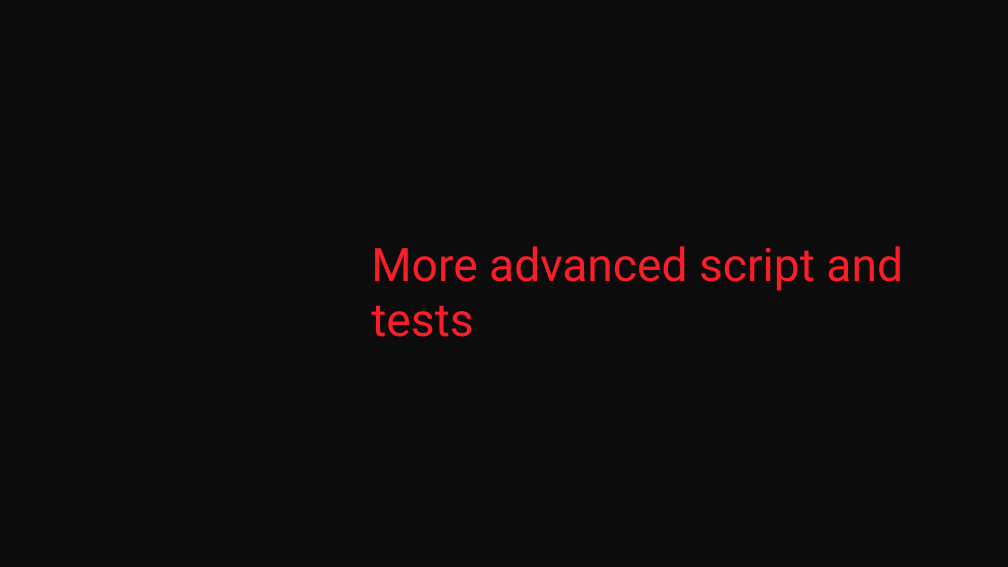
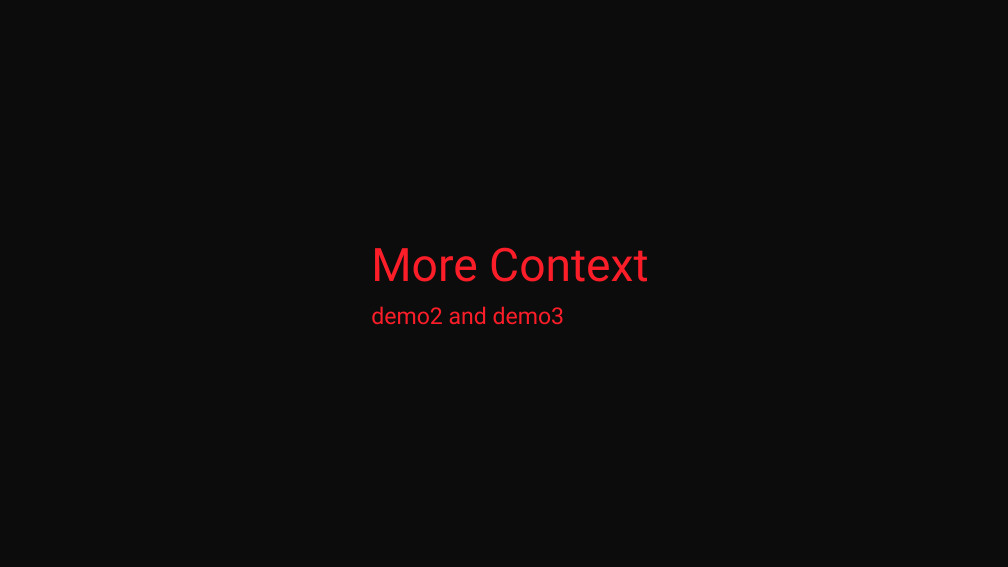
Before and after one commit to fredbainbridge/mmsPester, a slide deck: slide 14 of Pester Practically Perfect PowerShell.pptx (slide 15 before the commit). Drawn at 1008x567 pixels with LibreOffice and Linux fonts; fonts in the diff are those of the drawing; background and template pictures are left out. Boxes give left, top, right and bottom in pixels: in the first picture for what was removed or moved away, otherwise in the second. Text is boxed around its words. In the diff, an @@ line names an element or a change of style, - is before the commit and + after.

```diff
--- a/Pester Practically Perfect PowerShell.pptx
+++ b/Pester Practically Perfect PowerShell.pptx
@@ text at [371,247,648,325]: text changed; size 44 to 22 pt @@
-More advanced script and tests
+More Context
+demo2 and demo3
```
Also in this commit, not shown: 4 other slides changed, 3 slides added, 8 other files.
